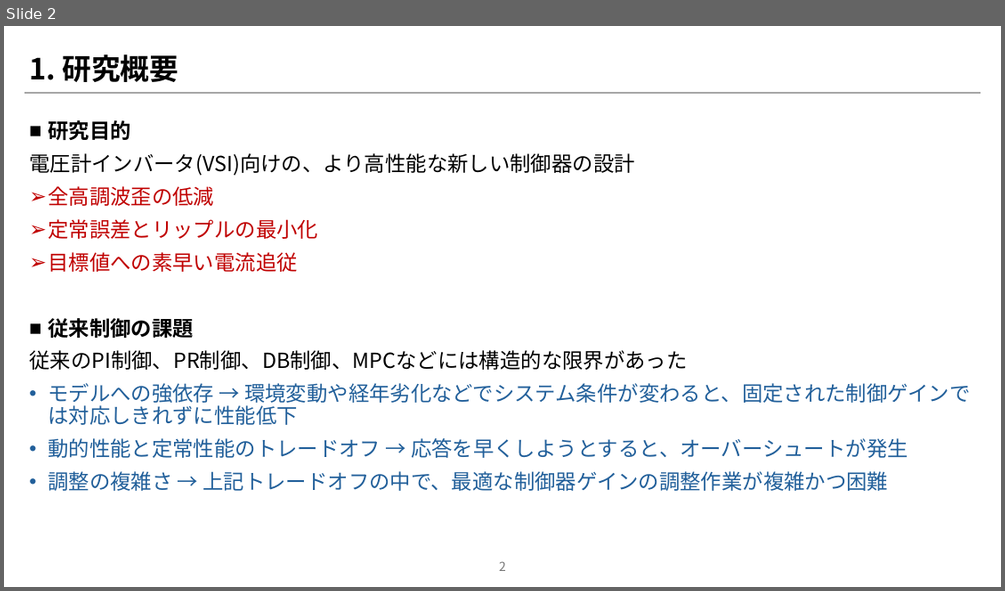
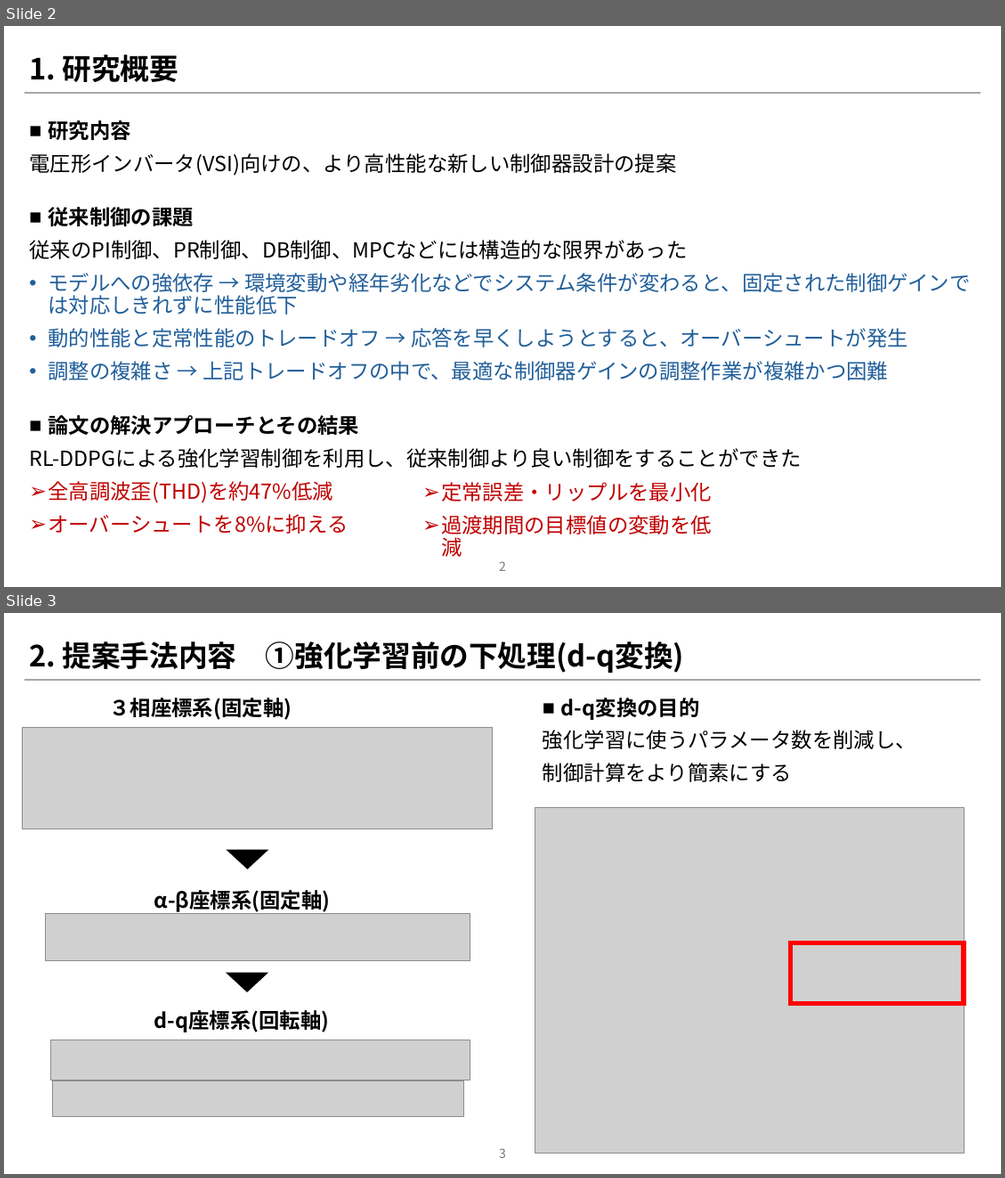
Before and after one commit to NamelessKingOfTheAbyss/TreatiseSearch, a slide deck: Design_of_Controller_for_three-phase_Grid-Connected_Inverter_Using_Reinforcement_Learning/論文紹介パワポ.pptx. Shown one above the other, each under a label of ours: slide 2 before the commit, slides 2 and 3 after it. The pictures are 1005x591 and 1005x1178 pixels, drawn with LibreOffice and Linux fonts; fonts in the diff are those of the drawing; grey boxes stand for pictures. Boxes give left, top, right and bottom in pixels: in the first picture for what was removed or moved away, otherwise in the second. Text is boxed around its words. In the diff, an @@ line names an element or a change of style, - is before the commit and + after.

Commit message:
新しいプレゼンテーション資料「論文紹介パワポ.pptx」を追加

```diff
--- a/Design_of_Controller_for_three-phase_Grid-Connected_Inverter_Using_Reinforcement_Learning/論文紹介パワポ.pptx
+++ b/Design_of_Controller_for_three-phase_Grid-Connected_Inverter_Using_Reinforcement_Learning/論文紹介パワポ.pptx
@@ slide 3 added at (4, 613, 1001, 1174), background #FFFFFF; not listed: 1 template element that a slide beside it also shows @@
@@ title added at (29, 641, 684, 673), 28 pt, text #000000, bold @@
+2. 提案手法内容 ①強化学習前の下処理(d-q変換)
@@ text added at (110, 698, 331, 1032), 20 pt, text #000000, bold @@
+３相座標系(固定軸)
+α-β座標系(固定軸)
+d-q座標系(回転軸)
@@ text added at (542, 698, 916, 782), 20 pt, text #000000 @@
+■ d-q変換の目的
+強化学習に使うパラメータ数を削減し、
+制御計算をより簡素にする
@@ picture added at (22, 728, 493, 829) @@
@@ picture added at (535, 808, 963, 1153) @@
@@ triangle added at (228, 850, 267, 868), fill #000000, outline #000000 1.5 pt @@
@@ picture added at (45, 914, 469, 961) @@
@@ rectangle added at (791, 943, 964, 1004), outline #FF0000 4.5 pt @@
@@ triangle added at (227, 973, 267, 991), fill #000000, outline #000000 1.5 pt @@
@@ picture added at (50, 1039, 469, 1079) @@
@@ picture added at (53, 1081, 465, 1116) @@
@@ page number added at (499, 1148, 506, 1158), 12 pt, text #797979 @@
+3
@@ slide 2 changed as well @@
@@ text at (29, 120, 676, 176): text changed @@
-■ 研究目的
-電圧計インバータ(VSI)向けの、より高性能な新しい制御器の設計
-➢ 全高調波歪の低減
-➢ 定常誤差とリップルの最小化
-➢ 目標値への素早い電流追従
+■ 研究内容
+電圧形インバータ(VSI)向けの、より高性能な新しい制御器設計の提案
@@ text at (29, 415, 801, 533): paragraphs added @@
+■ 論文の解決アプローチとその結果
+RL-DDPGによる強化学習制御を利用し、従来制御より良い制御をすることができた
+➢ 全高調波歪(THD)を約47%低減
+➢ オーバーシュートを8%に抑える
@@ text added at (441, 482, 712, 556), 20 pt, text #C00000 @@
+➢ 定常誤差・リップルを最小化
+➢ 過渡期間の目標値の変動を低減
```
Also in this commit, not shown: 1 other slide changed, 5 other slides added, 2 slides removed.
